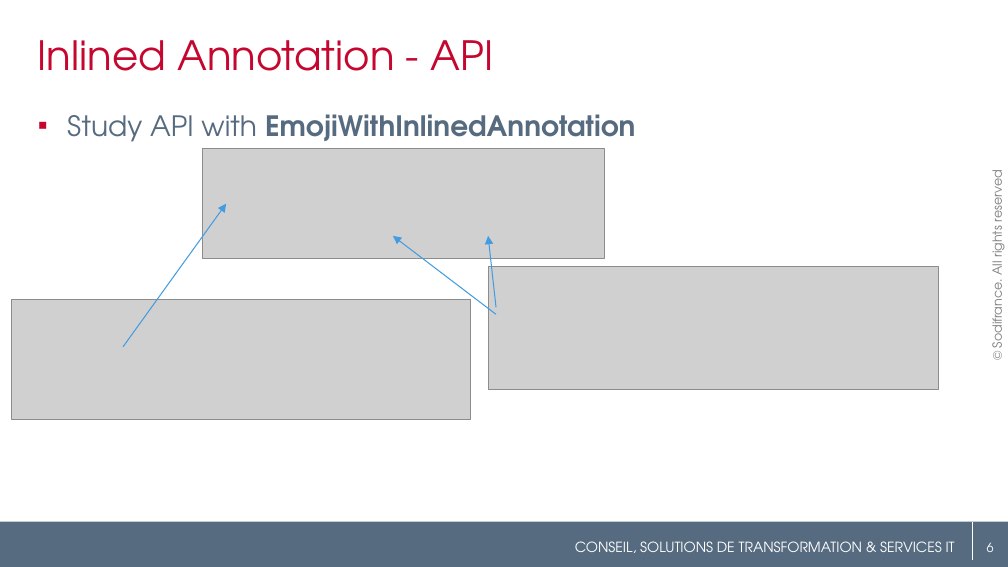
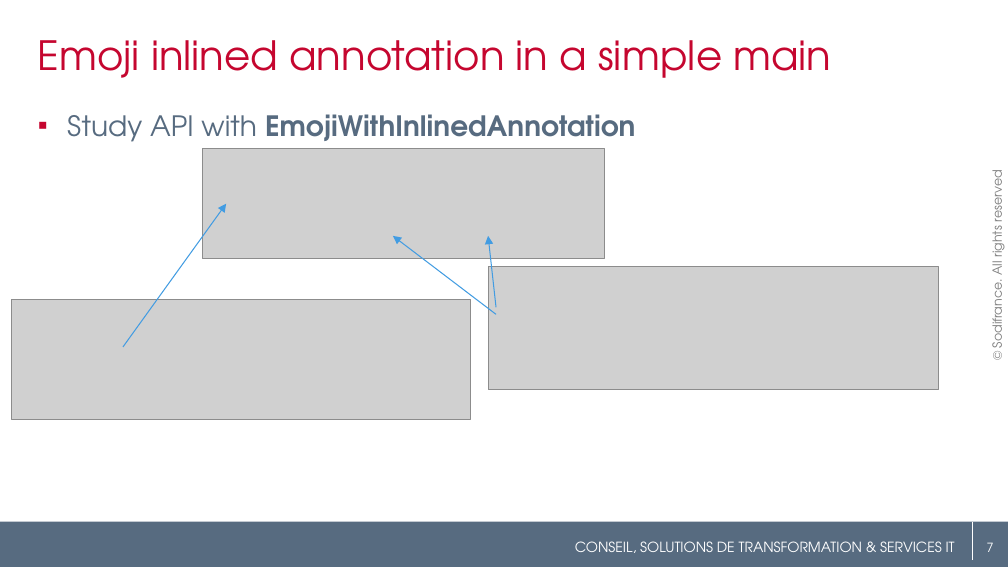
Before and after one commit to angelozerr/EclipseConFrance2018, a slide deck: slide 7 of EclipseConFrance2018_CodeMining.pptx (slide 6 before the commit). Drawn at 1008x567 pixels with LibreOffice and Linux fonts; fonts in the diff are those of the drawing; grey boxes stand for pictures; background and template pictures are left out. Boxes give left, top, right and bottom in pixels: in the first picture for what was removed or moved away, otherwise in the second. Text is boxed around its words. In the diff, an @@ line names an element or a change of style, - is before the commit and + after.

Commit message:
Add emoji editor.

```diff
--- a/EclipseConFrance2018_CodeMining.pptx
+++ b/EclipseConFrance2018_CodeMining.pptx
@@ title at <box>38,40,831,78</box>: text changed @@
-Inlined Annotation - API
+Emoji inlined annotation in a simple main
@@ page number at <box>987,542,994,552</box>: text changed @@
-6
+7
```
Also in this commit, not shown: 11 other slides changed, 5 slides added.
